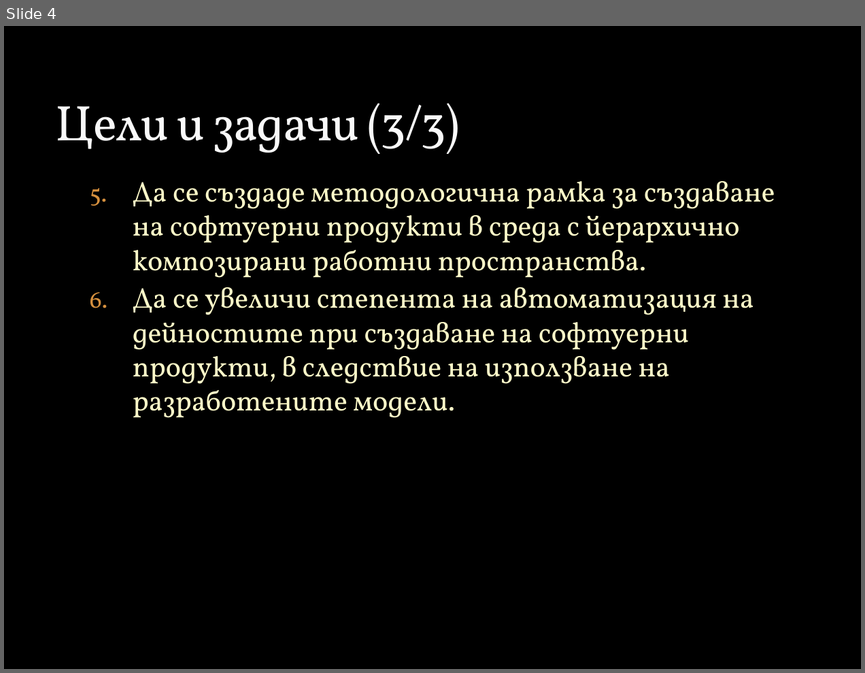
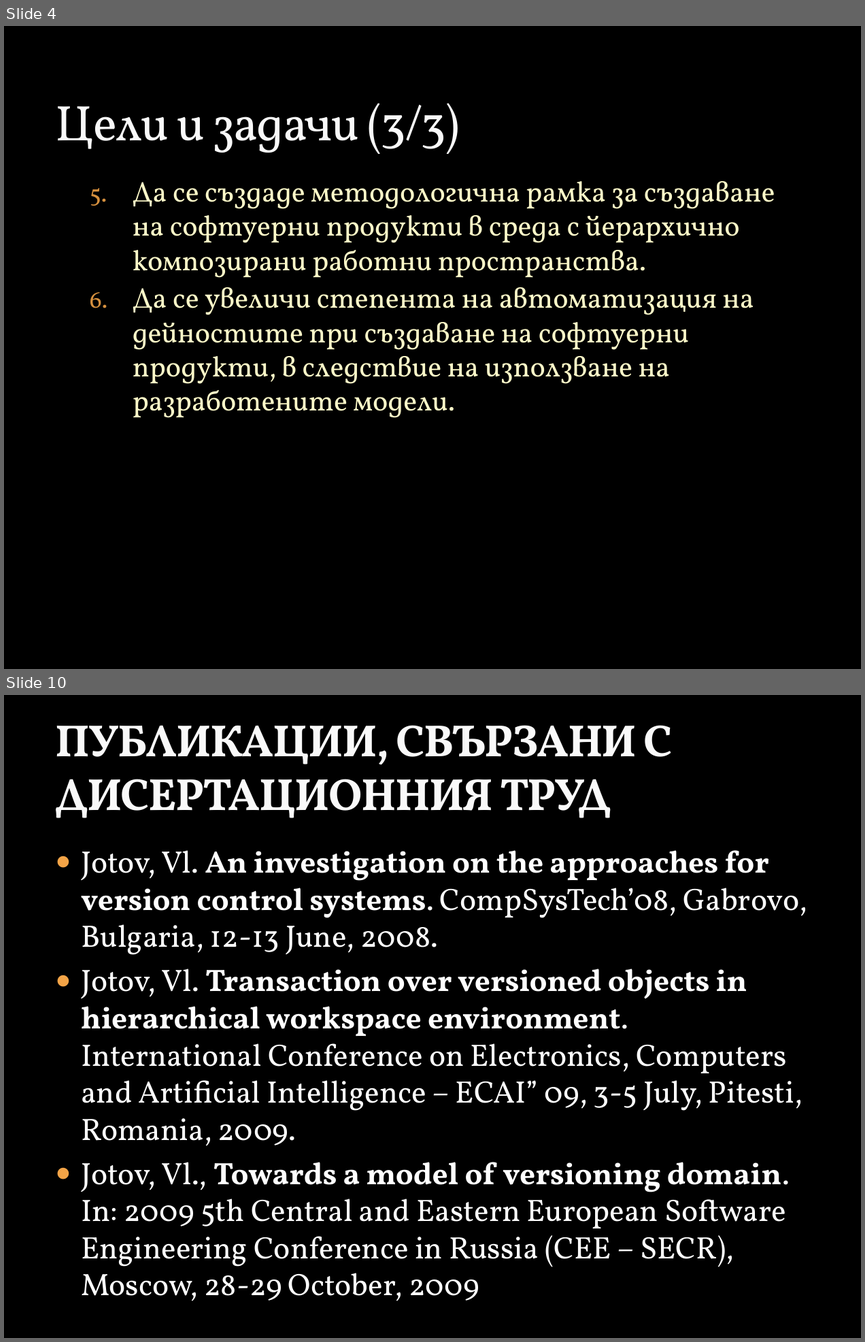
Before and after one commit to vjotov/versia, a slide deck: doc/Presentation.pptx. Shown one above the other, each under a label of ours: slide 4 before the commit, slides 4 and 10 after it; the slides between them are not shown. The pictures are 865x673 and 865x1342 pixels, drawn with LibreOffice and Linux fonts; fonts in the diff are those of the drawing; background and template pictures are left out. Boxes give left, top, right and bottom in pixels: in the first picture for what was removed or moved away, otherwise in the second. Text is boxed around its words. In the diff, an @@ line names an element or a change of style, - is before the commit and + after.

```diff
--- a/doc/Presentation.pptx
+++ b/doc/Presentation.pptx
@@ slide 10 added at box(4, 695, 861, 1338), background picture (left out) @@
@@ title added at box(55, 725, 672, 818), 37.8 pt, text #F9F9F9, bold @@
+ПУБЛИКАЦИИ, СВЪРЗАНИ С ДИСЕРТАЦИОННИЯ ТРУД
@@ text added at box(81, 850, 807, 1267), 26 pt, text #FFFFFF @@
+● Jotov, Vl. An investigation on the approaches for version control systems. CompSysTech’08, Gabrovo, Bulgaria, 12-13 June, 2008.
+● Jotov, Vl. Transaction over versioned objects in hierarchical workspace environment. International Conference on Electronics, Computers and Artificial Intelligence – ECAI” 09, 3-5 July, Pitesti, Romania, 2009.
+● Jotov, Vl., Towards a model of versioning domain. In: 2009 5th Central and Eastern European Software Engineering Conference in Russia (CEE – SECR), Moscow, 28-29 October, 2009
```
Also in this commit, not shown: 1 slide changed, 5 other slides added, 1 other file.
